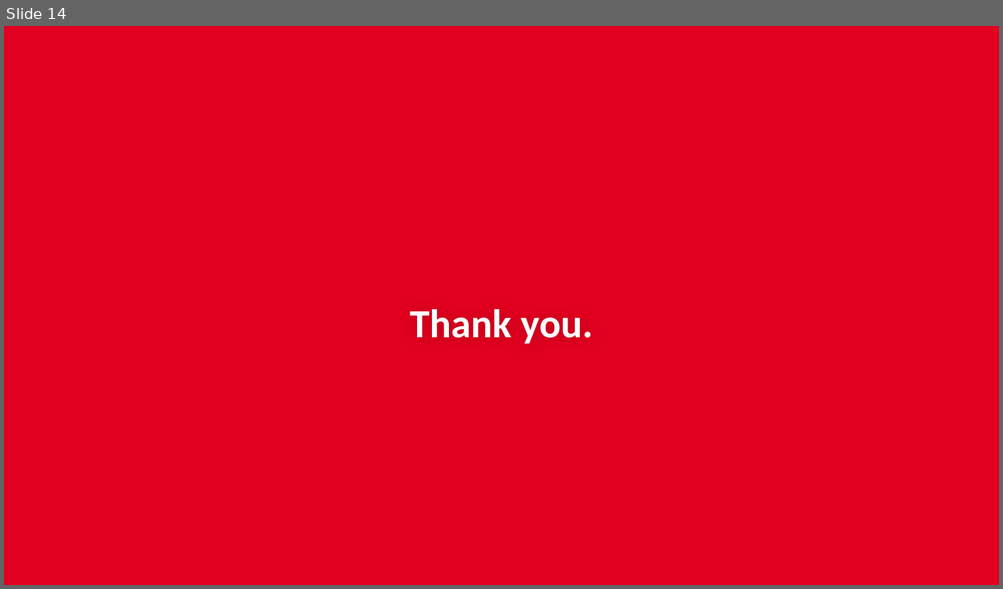
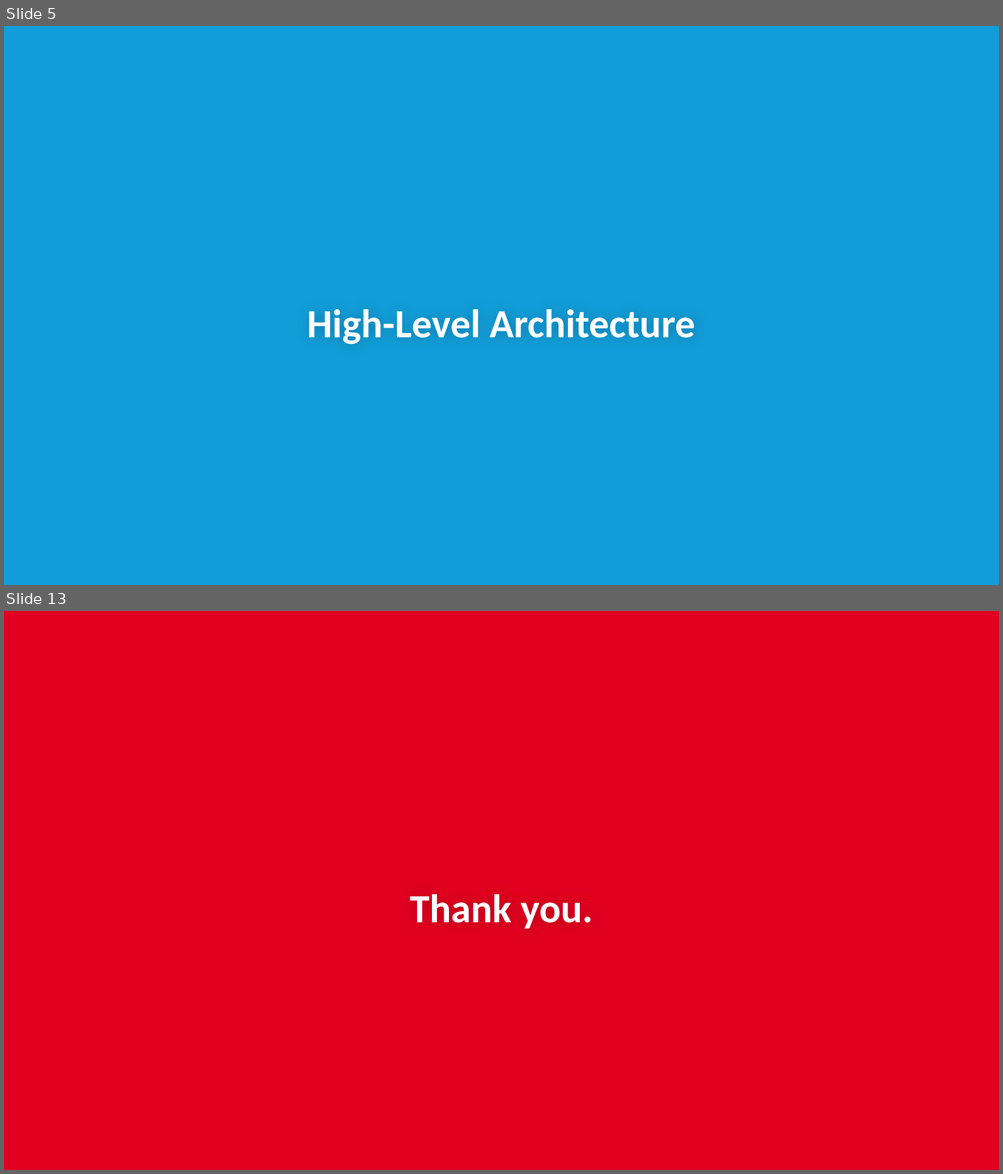
Before and after one commit to subalakr/workshop, a slide deck: server/presentations/02_SDKs.pptx. Shown one above the other, each under a label of ours: slide 14 before the commit, slides 5 and 13 after it; the slides between them are not shown. The pictures are 1003x589 and 1003x1174 pixels, drawn with LibreOffice and Linux fonts; fonts in the diff are those of the drawing; background and template pictures are left out. Boxes give left, top, right and bottom in pixels: in the first picture for what was removed or moved away, otherwise in the second. Text is boxed around its words. In the diff, an @@ line names an element or a change of style, - is before the commit and + after.

```diff
--- a/server/presentations/02_SDKs.pptx
+++ b/server/presentations/02_SDKs.pptx
@@ slide 5 added at box(4, 26, 999, 585), background #129DD8 @@
@@ title added at box(307, 309, 695, 344), 29 pt, text #FFFFFF, bold @@
+High-Level Architecture
@@ what was slide 14 is now slide 13 @@
```
Also in this commit, not shown: 12 slides changed, 11 other slides added, 2 slides removed.
